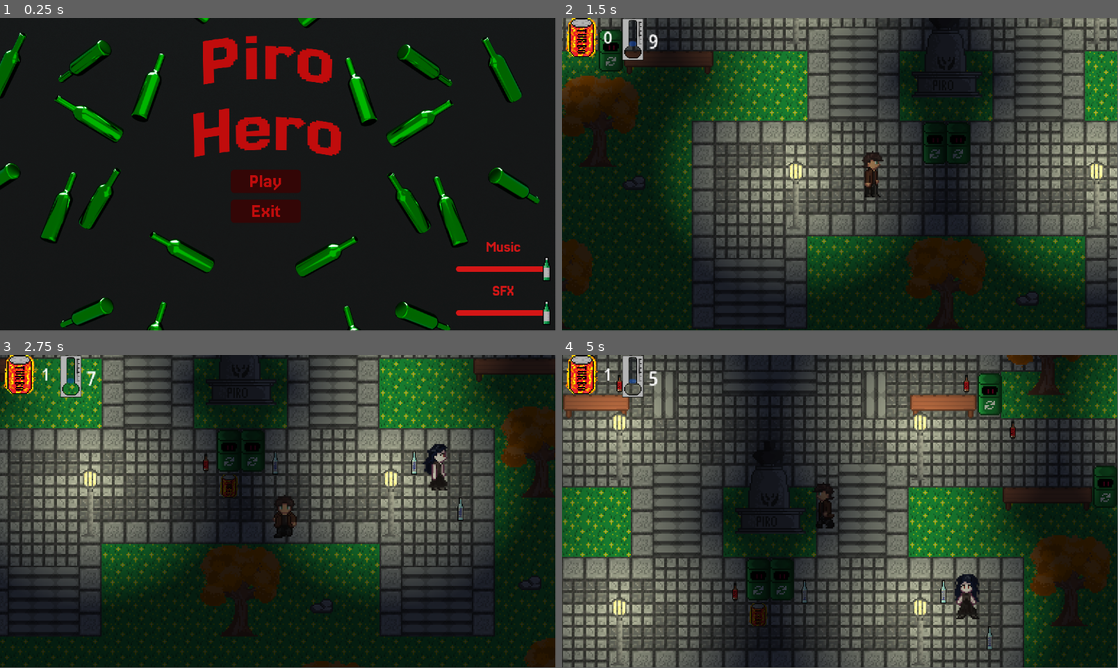
Above: before the commit, frames 1-4 (two rows, left to right).
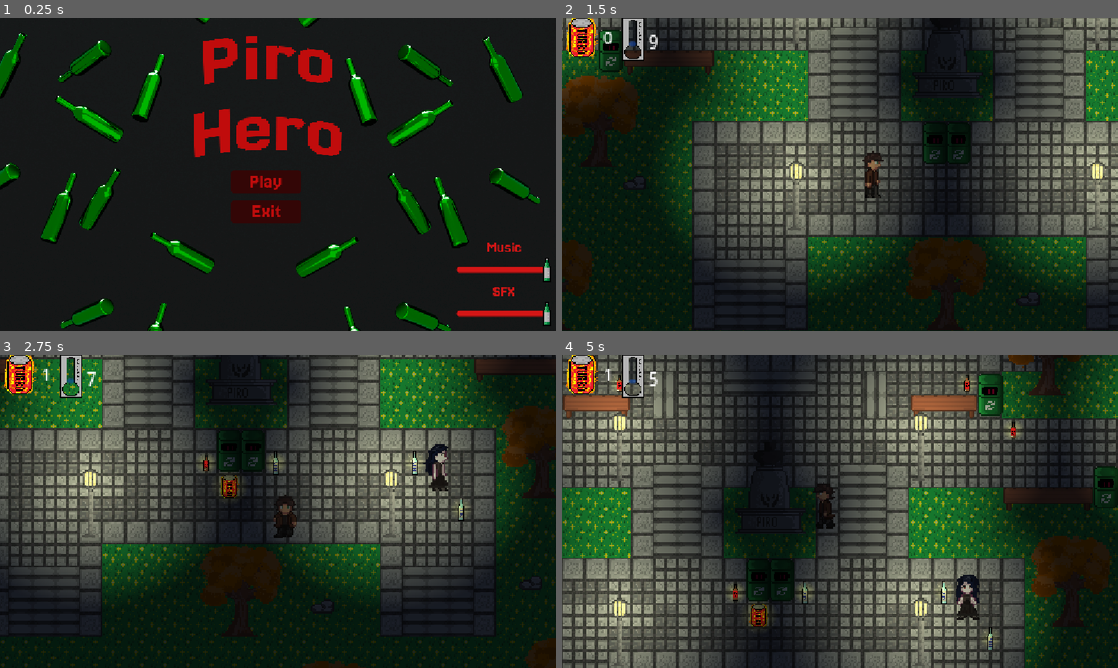
Above: after the commit, the same moments.

Repository: KirillMitjurin/gamejam2025scratch
Game: Godot game, scene res://scenes/start_menu.tscn
The game is run twice, just before and just after one commit, with the same random seed, the same clock (stepped at 60 frames per second) and the same inputs. Sound files missing from this copy of the repository are replaced by a short silence.
Inputs (mouse positions are in pixels of both pictures, inside the frame that each line leads up to):
- Up to frame 1 (0.25 s): no input
- Up to frame 2 (1.5 s): click "Play" at 0.5 s; tap Enter at 1.25 s; move the mouse to (962, 158) at 1.27 s; hold Right (ui_right) from 1.28 s (still down)
- Up to frame 3 (2.75 s): move the mouse to (166, 527) at 2.02 s; release Right (ui_right) at 2.03 s; hold Down (ui_down) from 2.03 s (still down)
- Up to frame 4 (5 s): move the mouse to (895, 442) at 2.77 s; release Down (ui_down) at 2.78 s; hold Right (ui_right) 2.78-3.53 s; move the mouse to (812, 574) at 3.52 s; hold Up (ui_up) 3.53-4.28 s; move the mouse to (1006, 558) at 4.27 s; hold Left (ui_left) from 4.28 s (still down)
In our replay, the window is 799x449 before the commit and 800x450 after it. These sizes can differ from the game's own. Grey fills any space a smaller window leaves; there, only what the larger window draws over its background counts as a difference.

The runs differ from the first frame. In frame 1, 2.9% of the frame differs, in the area x 0-99%, y 0-100%; in frame 2, 9.0%; in frame 3, 7.9%; in frame 4, 13%, in the area x 0-100%, y 0-100%.

Commit message:
bottle lighting and player freezing anim

Diff:
--- a/objects/bottles/glass_bottle.tscn
+++ b/objects/bottles/glass_bottle.tscn
@@ -1,10 +1,20 @@
-[gd_scene load_steps=4 format=3 uid="uid://bp1wyv3c223k1"]
+[gd_scene load_steps=6 format=3 uid="uid://bp1wyv3c223k1"]
 
 [ext_resource type="Texture2D" uid="uid://dknxhwt7cob8l" path="res://art/bottle2.png" id="2_jag4s"]
 [ext_resource type="Script" uid="uid://dfuru5crd0oj0" path="res://objects/bottles/bottle.gd" id="2_vv13s"]
 
 [sub_resource type="RectangleShape2D" id="RectangleShape2D_fb2tq"]
 size = Vector2(4, 16)
+
+[sub_resource type="Gradient" id="Gradient_k1ble"]
+offsets = PackedFloat32Array(0, 0.6933333)
+colors = PackedColorArray(1, 1, 1, 1, 0, 0, 0, 1)
+
+[sub_resource type="GradientTexture2D" id="GradientTexture2D_k1ble"]
+gradient = SubResource("Gradient_k1ble")
+fill = 1
+fill_from = Vector2(0.5, 0.5)
+fill_to = Vector2(0, 0)
 
 [node name="plastic_bottle" type="Area2D"]
 script = ExtResource("2_vv13s")
@@ -19,4 +29,10 @@
 region_enabled = true
 region_rect = Rect2(12, 0, 8, 32)
 
+[node name="PointLight2D" type="PointLight2D" parent="."]
+scale = Vector2(0.26171887, 0.25781247)
+color = Color(1, 1, 0.39151636, 1)
+energy = 0.5
+texture = SubResource("GradientTexture2D_k1ble")
+
 [connection signal="body_entered" from="." to="." method="_on_body_entered"]
--- a/objects/bottles/plastic_bottle.tscn
+++ b/objects/bottles/plastic_bottle.tscn
@@ -1,10 +1,20 @@
-[gd_scene load_steps=4 format=3 uid="uid://xje35ovjqwu3"]
+[gd_scene load_steps=6 format=3 uid="uid://xje35ovjqwu3"]
 
 [ext_resource type="Script" uid="uid://dfuru5crd0oj0" path="res://objects/bottles/bottle.gd" id="1_3w1vi"]
 [ext_resource type="Texture2D" uid="uid://duitpa50p8pkt" path="res://art/bottle1.png" id="1_6vnd6"]
 
 [sub_resource type="RectangleShape2D" id="RectangleShape2D_fb2tq"]
 size = Vector2(4, 12)
+
+[sub_resource type="Gradient" id="Gradient_trceg"]
+offsets = PackedFloat32Array(0, 0.6933333)
+colors = PackedColorArray(1, 1, 1, 1, 0, 0, 0, 1)
+
+[sub_resource type="GradientTexture2D" id="GradientTexture2D_3w1vi"]
+gradient = SubResource("Gradient_trceg")
+fill = 1
+fill_from = Vector2(0.5, 0.5)
+fill_to = Vector2(0, 0)
 
 [node name="plastic_bottle" type="Area2D"]
 script = ExtResource("1_3w1vi")
@@ -18,4 +28,10 @@
 region_enabled = true
 region_rect = Rect2(12, 4, 8, 23)
 
+[node name="PointLight2D" type="PointLight2D" parent="."]
+scale = Vector2(0.26171887, 0.25781247)
+color = Color(1, 1, 0.39151636, 1)
+energy = 0.5
+texture = SubResource("GradientTexture2D_3w1vi")
+
 [connection signal="body_entered" from="." to="." method="_on_body_entered"]
--- a/objects/bottles/turbo_bottle.tscn
+++ b/objects/bottles/turbo_bottle.tscn
@@ -1,10 +1,20 @@
-[gd_scene load_steps=4 format=3 uid="uid://bc7ctq1qphuy4"]
+[gd_scene load_steps=6 format=3 uid="uid://bc7ctq1qphuy4"]
 
 [ext_resource type="Script" uid="uid://dfuru5crd0oj0" path="res://objects/bottles/bottle.gd" id="1_lr1ly"]
 [ext_resource type="Texture2D" uid="uid://dcj5uawdpxuqr" path="res://art/turbo.png" id="2_lr1ly"]
 
 [sub_resource type="RectangleShape2D" id="RectangleShape2D_fb2tq"]
 size = Vector2(14, 16)
+
+[sub_resource type="Gradient" id="Gradient_lr1ly"]
+offsets = PackedFloat32Array(0, 0.6933333)
+colors = PackedColorArray(1, 1, 1, 1, 0, 0, 0, 1)
+
+[sub_resource type="GradientTexture2D" id="GradientTexture2D_ewuoe"]
+gradient = SubResource("Gradient_lr1ly")
+fill = 1
+fill_from = Vector2(0.5, 0.5)
+fill_to = Vector2(0, 0)
 
 [node name="plastic_bottle" type="Area2D"]
 script = ExtResource("1_lr1ly")
@@ -19,4 +29,11 @@
 region_enabled = true
 region_rect = Rect2(3, 0, 26, 32)
 
+[node name="PointLight2D" type="PointLight2D" parent="."]
+position = Vector2(2.3841858e-07, -2.3841858e-07)
+scale = Vector2(0.4350586, 0.4279785)
+color = Color(1, 1, 0.39151636, 1)
+energy = 0.5
+texture = SubResource("GradientTexture2D_ewuoe")
+
 [connection signal="body_entered" from="." to="." method="_on_body_entered"]
--- a/objects/player/player.gd
+++ b/objects/player/player.gd
@@ -25,11 +25,16 @@
 		velocity.y = move_toward(velocity.y, 0, speed)
 
 
-	local_hotness -= delta
+
 	hud.update_temperature(local_hotness)
 	hud.update_heat_bar(local_hotness)
 	if local_hotness <= 0:
-		get_tree().change_scene_to_file("res://scenes/shopUI.tscn")
+		var tree := get_tree()
+		player_sprite.play("freezing")
+		await player_sprite.animation_finished
+		tree.change_scene_to_file("res://scenes/shopUI.tscn")
+	else:
+		local_hotness -= delta
 	# Player ANIMATION
 	anim = "idle"
 
--- a/objects/player/player.tscn
+++ b/objects/player/player.tscn
@@ -1,11 +1,18 @@
-[gd_scene load_steps=36 format=3 uid="uid://vguyrvic8o2k"]
-
+[gd_scene load_steps=43 format=3 uid="uid://vguyrvic8o2k"]
+
+[ext_resource type="Texture2D" uid="uid://dnpfg7iqcbbmw" path="res://art/Freezing/1.png" id="1_lc6id"]
 [ext_resource type="Texture2D" uid="uid://c0m0lk5u06tcc" path="res://art/MCsprites/straight/1.png" id="1_x5bgp"]
 [ext_resource type="Texture2D" uid="uid://cga76ivhhniyk" path="res://art/MCsprites/straight/2.png" id="2_dthqj"]
+[ext_resource type="Texture2D" uid="uid://cwydii0fumxco" path="res://art/Freezing/2.png" id="2_tmow5"]
+[ext_resource type="Texture2D" uid="uid://cvfforgkaoou8" path="res://art/Freezing/3.png" id="3_r5k7d"]
 [ext_resource type="Texture2D" uid="uid://xljwmojijmhf" path="res://art/MCsprites/straight/3.png" id="3_xlkbi"]
 [ext_resource type="Texture2D" uid="uid://do2cg5117n5wc" path="res://art/MCsprites/straight/4.png" id="4_l55sg"]
+[ext_resource type="Texture2D" uid="uid://dmu7xffyrxxrf" path="res://art/Freezing/4.png" id="4_y35q5"]
 [ext_resource type="Texture2D" uid="uid://cdgje0dc67gqi" path="res://art/MCsprites/sideL/1.png" id="5_28utn"]
+[ext_resource type="Texture2D" uid="uid://d224wbghn7w7y" path="res://art/Freezing/5.png" id="5_no36w"]
+[ext_resource type="Texture2D" uid="uid://c4dwu18hr4ot5" path="res://art/Freezing/6.png" id="6_tk20p"]
 [ext_resource type="Texture2D" uid="uid://dhye6engnyhcu" path="res://art/MCsprites/sideL/2.png" id="6_yyeqs"]
+[ext_resource type="Texture2D" uid="uid://dyqy57l0qfk60" path="res://art/Freezing/7.png" id="7_1g4tr"]
 [ext_resource type="Texture2D" uid="uid://joe21orbqys8" path="res://art/MCsprites/sideL/3.png" id="7_u8bnf"]
 [ext_resource type="Texture2D" uid="uid://cbrkwylq4f70f" path="res://art/MCsprites/sideL/4.png" id="8_lc6id"]
 [ext_resource type="Texture2D" uid="uid://bm30atcf04w44" path="res://art/MCsprites/sideR/1.png" id="9_tmow5"]
@@ -88,6 +95,32 @@
 [sub_resource type="SpriteFrames" id="SpriteFrames_bwbw2"]
 animations = [{
 "frames": [{
+"duration": 2.0,
+"texture": ExtResource("1_lc6id")
+}, {
+"duration": 2.0,
+"texture": ExtResource("2_tmow5")
+}, {
+"duration": 2.0,
+"texture": ExtResource("3_r5k7d")
+}, {
+"duration": 2.0,
+"texture": ExtResource("4_y35q5")
+}, {
+"duration": 2.0,
+"texture": ExtResource("5_no36w")
+}, {
+"duration": 2.0,
+"texture": ExtResource("6_tk20p")
+}, {
+"duration": 2.0,
+"texture": ExtResource("7_1g4tr")
+}],
+"loop": false,
+"name": &"freezing",
+"speed": 5.0
+}, {
+"frames": [{
 "duration": 1.0,
 "texture": SubResource("AtlasTexture_px1tj")
 }],
@@ -172,8 +205,9 @@
 
 [node name="PlayerSprite2D" type="AnimatedSprite2D" parent="."]
 sprite_frames = SubResource("SpriteFrames_bwbw2")
-animation = &"walking_left"
-frame_progress = 0.66879725
+animation = &"freezing"
+frame = 1
+frame_progress = 0.26952153
 
 [node name="CollisionShape2D" type="CollisionShape2D" parent="."]
 position = Vector2(0, 14)
--- a/project.godot
+++ b/project.godot
@@ -23,6 +23,11 @@
 
 PlayerData="*res://script/playerData.gd"
 SfxPlayer="*res://audio/tech/global_sfx_player.gd"
+
+[display]
+
+window/size/mode=3
+window/stretch/mode="canvas_items"
 
 [input]
 
--- a/scenes/main.tscn
+++ b/scenes/main.tscn
@@ -26,7 +26,7 @@
 script = ExtResource("1_o6xl0")
 
 [node name="NightFilter" type="CanvasModulate" parent="."]
-color = Color(0.1474869, 0.1664092, 0.2152876, 1)
+color = Color(0.13037938, 0.14933155, 0.19245178, 1)
 
 [node name="Tiles" parent="." instance=ExtResource("2_tipki")]
 z_index = -100
@@ -78,7 +78,7 @@
 
 [node name="lambid" type="TileMapLayer" parent="2D_objects"]
 y_sort_enabled = true
-tile_map_data = PackedByteArray("AAAFAPb/AAAAAAAAAQASAPb/AAA …(272 unchanged characters)… AAAAAAQDt//7/AAAAAAAAAQDt//L/AAAAAAAAAQA=")
+tile_map_data = PackedByteArray("AAAFAPb/AAAAAAAAAQASAPb/AAA …(272 unchanged characters)… AAAAAAQDt//7/AAAAAAAAAQDt//L/AAAAAAAAAQAwAN7/AAAAAAAAAQAtAOX/AAAAAAAAAQA=")
 tile_set = SubResource("TileSet_jkv2x")
 
 [node name="CanvasLayer" type="CanvasLayer" parent="."]
Not shown: 1 places in scenes/main.tscn that only renumber resources
